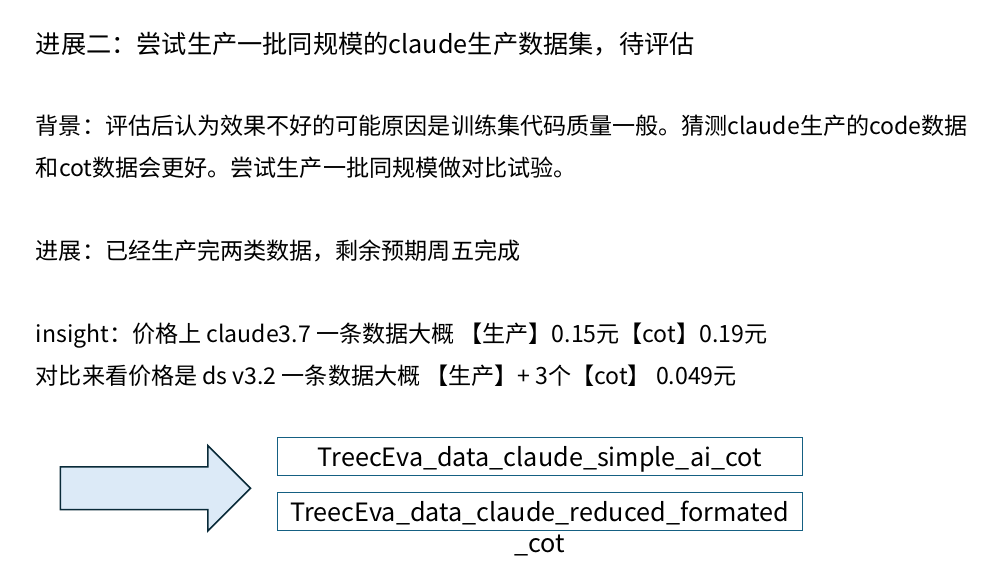
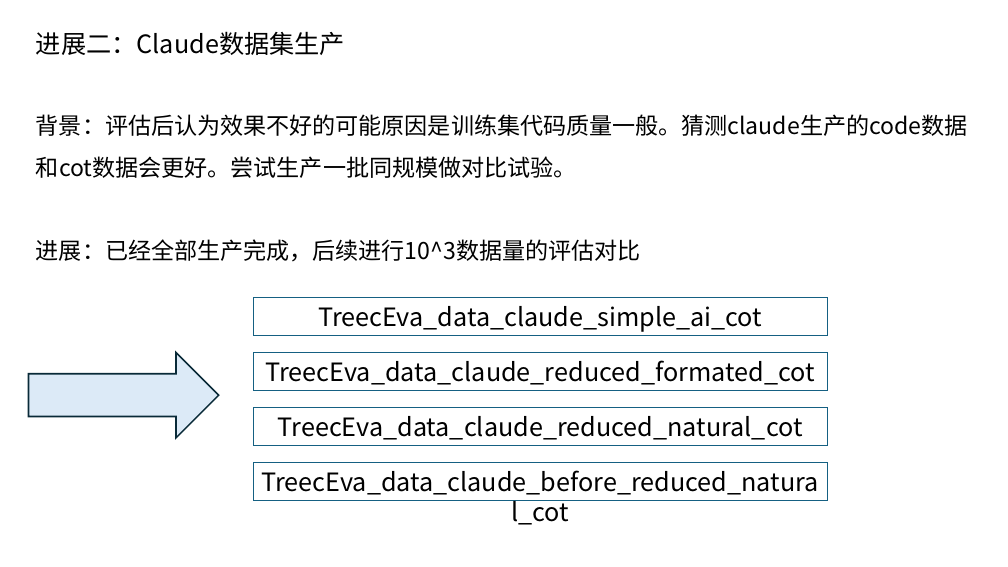
Before and after one commit to caoye04/TreecEva, a slide deck: slide 4 of 组会记录/组会1210.pptx. Drawn at 1008x567 pixels with LibreOffice and Linux fonts; fonts in the diff are those of the drawing. Boxes give left, top, right and bottom in pixels: in the first picture for what was removed or moved away, otherwise in the second. Text is boxed around its words. In the diff, an @@ line names an element or a change of style, - is before the commit and + after.

```diff
--- a/组会记录/组会1210.pptx
+++ b/组会记录/组会1210.pptx
@@ text at (36,31,345,55): text changed @@
-进展二：尝试生产一批同规模的claude生产数据集，待评估
+进展二：Claude数据集生产
@@ text at (36,239,641,262): text changed @@
-进展：已经生产完两类数据，剩余预期周五完成
-insight：价格上 claude3.7 一条数据大概 【生产】0.15元【cot】0.19元
-对比来看价格是 ds v3.2 一条数据大概 【生产】+ 3个【cot】 0.049元
+进展：已经全部生产完成，后续进行10^3数据量的评估对比
@@ rectangle "TreecEva_data_claude_simple_ai_cot": place and size @@
-rectangle "TreecEva_data_claude_simple_ai_cot" at (278,438,802,476)
+rectangle "TreecEva_data_claude_simple_ai_cot" at (253,297,827,335)
@@ right arrow: place and size @@
-right arrow at (60,445,251,531)
+right arrow at (29,352,219,438)
@@ rectangle "TreecEva_data_claude_reduced_formated_cot": place and size @@
-rectangle "TreecEva_data_claude_reduced_formated_cot" at (278,493,802,531)
+rectangle "TreecEva_data_claude_reduced_formated_cot" at (253,352,827,390)
@@ rectangle added at (253,408,827,445), outline #156082 0.75 pt, 24 pt, text #000000 @@
+TreecEva_data_claude_reduced_natural_cot
@@ rectangle added at (253,463,827,501), outline #156082 0.75 pt, 24 pt, text #000000 @@
+TreecEva_data_claude_before_reduced_natural_cot
```
Also in this commit, not shown: 3 other slides changed, 7 slides added, 4 slides removed, 1 other file.
